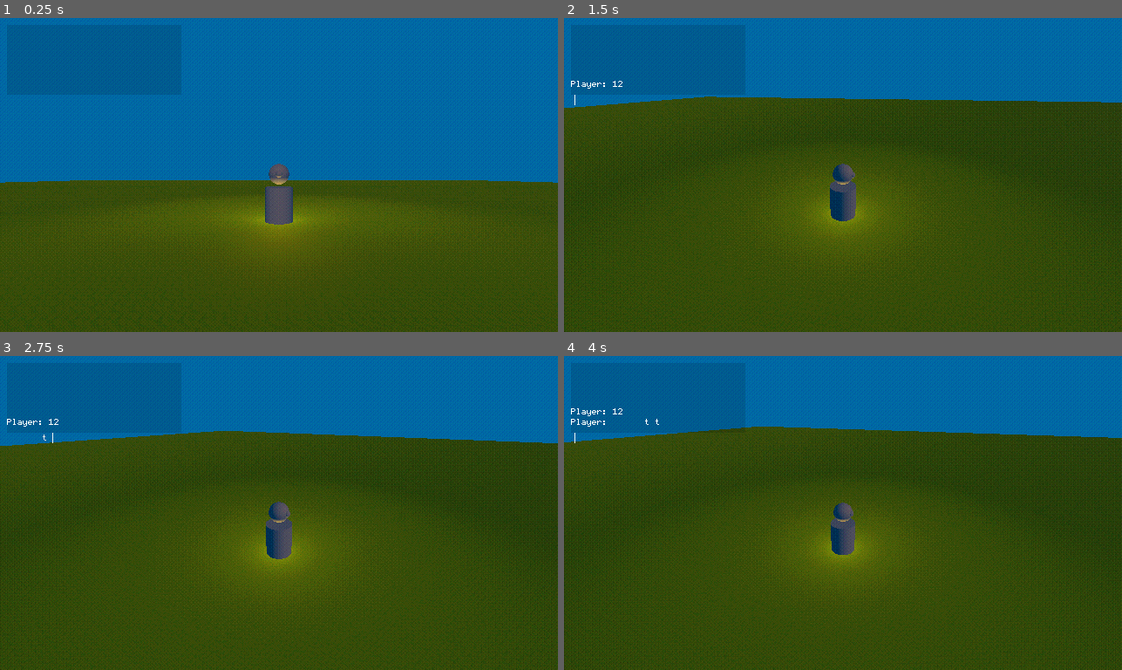
Above: before the commit, frames 1-4 (two rows, left to right).
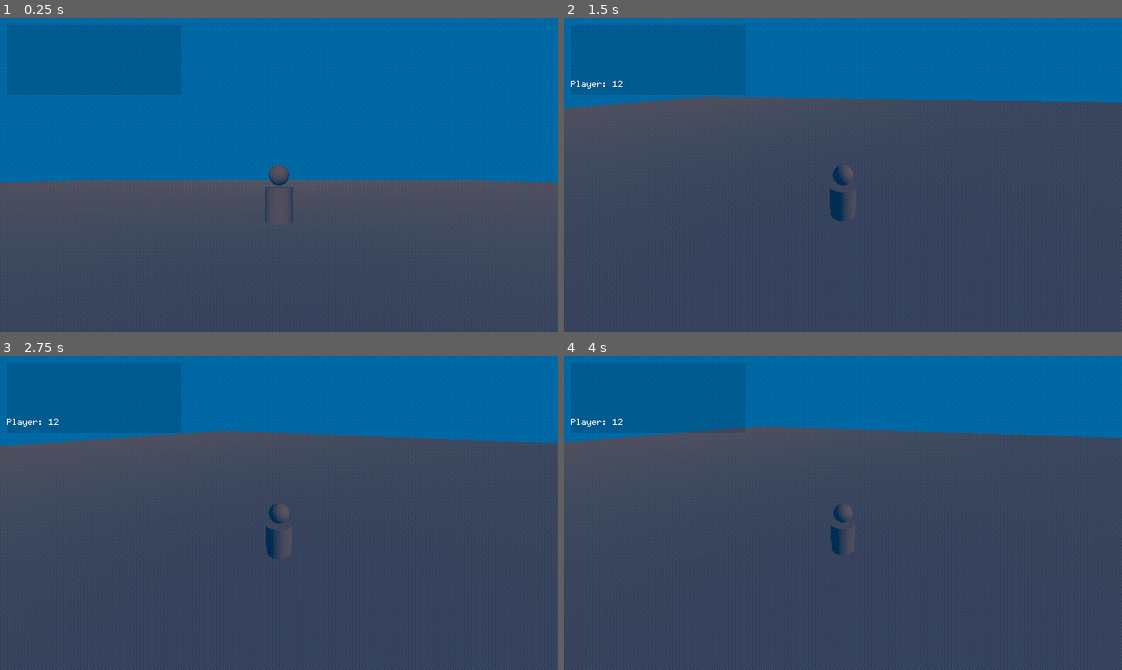
Above: after the commit, the same moments.

Repository: detectivedirk/afk-the-game
Game: Godot game, scene res://scenes/main.tscn
Same seed, same stepped clock (60 frames per second), same inputs: the game is played once before the commit and once after it. This scene is started directly instead of the project's main scene.
Inputs (mouse positions are in pixels of both pictures, inside the frame that each line leads up to):
- Up to frame 1 (0.25 s): no input
- Up to frame 2 (1.5 s): click (630, 99) at 0.52 s; type "12" at 0.6 s; tap Enter at 1.25 s; move the mouse to (870, 175) at 1.27 s; hold W (forward) from 1.28 s (still down); tap T (chat) at 1.35 s
- Up to frame 3 (2.75 s): keep holding W (forward); tap Space (jump) at 1.52, 1.55, 1.82, 2, 2.1, 2.27, 2.57 s; move the mouse to (251, 513) at 2.02 s; tap T (chat) at 2.3 s
- Up to frame 4 (4 s): keep holding W (forward); move the mouse to (854, 506) at 2.77 s; tap T (chat) at 2.85, 3.8 s; tap Space (jump) at 3.05, 3.77 s; tap Enter at 3.5 s; move the mouse to (837, 519) at 3.52 s; tap Mouse wheel down (wheel_down) at 3.6 s

The runs differ from the first frame. In frame 1, 48% of the frame differs, in the area x 0-100%, y 46-100%; in frame 2, 73%; in frame 3, 73%; in frame 4, 75%, in the area x 0-100%, y 16-100%.
Error before the commit: Invalid assignment of property or key 'can_move' with value of type 'bool' on a base object of type 'Nil'. (res://scripts/chat.gd:20)
Error after the commit: Invalid assignment of property or key 'can_move' with value of type 'bool' on a base object of type 'Nil'. (res://scripts/chat.gd:24)

Commit message:
added afk

Diff:
--- a/materials/plane.tres
+++ b/materials/plane.tres
@@ -1,8 +1,6 @@
-[gd_resource type="StandardMaterial3D" load_steps=2 format=3 uid="uid://bn2xx3tp7iswi"]
-
-[ext_resource type="Texture2D" uid="uid://dq6um3k2mh1sy" path="res://textures/test.png" id="1_0apnm"]
+[gd_resource type="StandardMaterial3D" format=3 uid="uid://bn2xx3tp7iswi"]
 
 [resource]
-albedo_texture = ExtResource("1_0apnm")
+albedo_color = Color(0.4872, 0.536947, 0.56, 1)
 uv1_scale = Vector3(500, 500, 500)
 texture_filter = 0
--- a/project.godot
+++ b/project.godot
@@ -69,6 +69,11 @@
 "events": [Object(InputEventKey,"resource_local_to_scene":false,"resource_name":"","device":-1,"window_id":0,"alt_press …(192 unchanged characters)…
 ]
 }
+escape={
+"deadzone": 0.2,
+"events": [Object(InputEventKey,"resource_local_to_scene":false,"resource_name":"","device":-1,"window_id":0,"alt_pressed":false,"shift_pressed":false,"ctrl_pressed":false,"meta_pressed":false,"pressed":false,"keycode":0,"physical_keycode":4194305,"key_label":0,"unicode":0,"location":0,"echo":false,"script":null)
+]
+}
 
 [rendering]
 
--- a/scenes/chat.tscn
+++ b/scenes/chat.tscn
@@ -43,4 +43,5 @@
 flat = true
 caret_blink = true
 
+[connection signal="focus_exited" from="input" to="." method="_on_input_focus_exited"]
 [connection signal="text_submitted" from="input" to="." method="_on_input_text_submitted"]
--- a/scenes/menu.tscn
+++ b/scenes/menu.tscn
@@ -60,5 +60,16 @@
 theme_override_fonts/font = ExtResource("2_vjb58")
 placeholder_text = "ADDRESS"
 
+[node name="quit" type="Button" parent="canvas/buttons"]
+layout_mode = 0
+offset_left = 16.0
+offset_top = 222.0
+offset_right = 136.0
+offset_bottom = 242.0
+focus_mode = 0
+theme_override_fonts/font = ExtResource("2_vjb58")
+text = "QUIT"
+
 [connection signal="pressed" from="canvas/buttons/host" to="." method="_on_host_pressed"]
 [connection signal="pressed" from="canvas/buttons/join" to="." method="_on_join_pressed"]
+[connection signal="pressed" from="canvas/buttons/quit" to="." method="_on_quit_pressed"]
--- a/scenes/player.tscn
+++ b/scenes/player.tscn
@@ -1,16 +1,20 @@
-[gd_scene load_steps=9 format=3 uid="uid://dccytfbr2n8nq"]
+[gd_scene load_steps=11 format=3 uid="uid://dccytfbr2n8nq"]
 
 [ext_resource type="Script" uid="uid://ny5yjdj6p5qv" path="res://scripts/player.gd" id="1_3vyb7"]
 [ext_resource type="Script" uid="uid://usfid76k8e4q" path="res://scripts/camera.gd" id="2_g2els"]
 [ext_resource type="ArrayMesh" uid="uid://els8pxox5y0s" path="res://models/meshes/head_test.res" id="2_qhqgy"]
+[ext_resource type="PackedScene" uid="uid://clpoej8461vai" path="res://scenes/sfx_player.tscn" id="4_dqkch"]
+
+[sub_resource type="SphereShape3D" id="SphereShape3D_qhqgy"]
+radius = 0.3
 
 [sub_resource type="SphereMesh" id="SphereMesh_g2els"]
 radius = 0.3
 height = 0.6
 
-[sub_resource type="SphereMesh" id="SphereMesh_qhqgy"]
-radius = 0.1
-height = 0.2
+[sub_resource type="CylinderShape3D" id="CylinderShape3D_dqkch"]
+height = 1.0
+radius = 0.4
 
 [sub_resource type="CylinderMesh" id="CylinderMesh_dqkch"]
 top_radius = 0.4
@@ -27,27 +31,51 @@
 properties/1/path = NodePath("model:rotation")
 properties/1/spawn = true
 properties/1/replication_mode = 1
+properties/2/path = NodePath("model/head:position")
+properties/2/spawn = true
+properties/2/replication_mode = 1
+properties/3/path = NodePath("model/head:rotation")
+properties/3/spawn = true
+properties/3/replication_mode = 1
+properties/4/path = NodePath("model/torso:position")
+properties/4/spawn = true
+properties/4/replication_mode = 1
+properties/5/path = NodePath("model/torso:rotation")
+properties/5/spawn = true
+properties/5/replication_mode = 1
 
 [node name="player" type="CharacterBody3D"]
 script = ExtResource("1_3vyb7")
 
 [node name="model" type="Node3D" parent="."]
 
-[node name="head" type="MeshInstance3D" parent="model"]
-transform = Transform3D(1, 0, 0, 0, 1, 0, 0, 0, 1, 0, 1.37873, 0)
+[node name="head" type="RigidBody3D" parent="model"]
+transform = Transform3D(1, 0, 0, 0, 1, 0, 0, 0, 1, 0, 1.35, 0)
+freeze = true
+
+[node name="shape" type="CollisionShape3D" parent="model/head"]
+shape = SubResource("SphereShape3D_qhqgy")
+disabled = true
+
+[node name="head" type="MeshInstance3D" parent="model/head"]
 mesh = SubResource("SphereMesh_g2els")
+skeleton = NodePath("../..")
 
-[node name="face" type="MeshInstance3D" parent="model/head"]
-transform = Transform3D(1, 0, 0, 0, 1, 0, 0, 0, 1, 0, 0, 0.259749)
-mesh = SubResource("SphereMesh_qhqgy")
+[node name="torso" type="RigidBody3D" parent="model"]
+transform = Transform3D(1, 0, 0, 0, 1, 0, 0, 0, 1, 0, 0.5, 0)
+freeze = true
 
-[node name="torso" type="MeshInstance3D" parent="model"]
-transform = Transform3D(1, 0, 0, 0, 1, 0, 0, 0, 1, 0, 0.5, 0)
+[node name="shape" type="CollisionShape3D" parent="model/torso"]
+shape = SubResource("CylinderShape3D_dqkch")
+disabled = true
+
+[node name="torso" type="MeshInstance3D" parent="model/torso"]
 mesh = SubResource("CylinderMesh_dqkch")
-skeleton = NodePath("../..")
+skeleton = NodePath("../../..")
 
 [node name="OmniLight3D" type="OmniLight3D" parent="model"]
 transform = Transform3D(1, 0, 0, 0, 1, 0, 0, 0, 1, 0, 0.396525, 0)
+visible = false
 light_color = Color(0.937595, 0.756286, 0, 1)
 light_energy = 2.0
 omni_range = 10.0
@@ -71,3 +99,7 @@
 
 [node name="MultiplayerSynchronizer" type="MultiplayerSynchronizer" parent="."]
 replication_config = SubResource("SceneReplicationConfig_g2els")
+
+[node name="sfx_player" parent="." instance=ExtResource("4_dqkch")]
+
+[node name="listener" type="AudioListener3D" parent="."]
--- /dev/null
+++ b/scenes/player_menu.tscn
@@ -0,0 +1,43 @@
+[gd_scene load_steps=3 format=3 uid="uid://di76ex2kcoclp"]
+
+[ext_resource type="Script" uid="uid://c832rwnf6s7o7" path="res://scripts/player_menu.gd" id="1_vcu41"]
+[ext_resource type="Theme" uid="uid://bch4uf7m0nyoc" path="res://materials/simple.tres" id="2_f0r6v"]
+
+[node name="menu" type="Control"]
+layout_mode = 3
+anchors_preset = 0
+offset_right = 640.0
+offset_bottom = 360.0
+script = ExtResource("1_vcu41")
+
+[node name="bg" type="ColorRect" parent="."]
+layout_mode = 1
+anchors_preset = 15
+anchor_right = 1.0
+anchor_bottom = 1.0
+grow_horizontal = 2
+grow_vertical = 2
+color = Color(0, 0, 0, 0.188235)
+
+[node name="resume" type="Button" parent="."]
+layout_mode = 0
+offset_left = 10.0
+offset_top = 158.0
+offset_right = 138.0
+offset_bottom = 180.0
+theme = ExtResource("2_f0r6v")
+text = "resume"
+alignment = 0
+
+[node name="quit" type="Button" parent="."]
+layout_mode = 0
+offset_left = 10.0
+offset_top = 188.0
+offset_right = 138.0
+offset_bottom = 210.0
+theme = ExtResource("2_f0r6v")
+text = "quit to menu"
+alignment = 0
+
+[connection signal="pressed" from="resume" to="." method="_on_resume_pressed"]
+[connection signal="pressed" from="quit" to="." method="_on_quit_pressed"]
--- /dev/null
+++ b/scenes/sfx_player.tscn
@@ -0,0 +1,8 @@
+[gd_scene load_steps=2 format=3 uid="uid://clpoej8461vai"]
+
+[ext_resource type="Script" uid="uid://dcrfhypqhffwb" path="res://scripts/sfx_player.gd" id="1_fiegy"]
+
+[node name="sfx_player" type="AudioStreamPlayer3D"]
+script = ExtResource("1_fiegy")
+
+[node name="timer" type="Timer" parent="."]
--- a/scenes/ui.tscn
+++ b/scenes/ui.tscn
@@ -1,7 +1,8 @@
-[gd_scene load_steps=3 format=3 uid="uid://cvdoa6xrkiirl"]
+[gd_scene load_steps=4 format=3 uid="uid://cvdoa6xrkiirl"]
 
 [ext_resource type="PackedScene" uid="uid://blno3bw332abc" path="res://scenes/chat.tscn" id="1_nt7q6"]
 [ext_resource type="Script" uid="uid://cx8ttpukijq1p" path="res://scripts/usernames.gd" id="1_x4jx1"]
+[ext_resource type="PackedScene" uid="uid://di76ex2kcoclp" path="res://scenes/player_menu.tscn" id="3_yev5y"]
 
 [node name="UI" type="Control"]
 layout_mode = 3
@@ -26,3 +27,6 @@
 offset_top = 8.0
 offset_right = 148.0
 offset_bottom = 119.0
+
+[node name="menu" parent="canvas" instance=ExtResource("3_yev5y")]
+visible = false
--- /dev/null
+++ b/scenes/util/message.tscn
@@ -0,0 +1,10 @@
+[gd_scene load_steps=2 format=3 uid="uid://bi0jfldqv7n64"]
+
+[ext_resource type="Theme" uid="uid://bch4uf7m0nyoc" path="res://materials/simple.tres" id="1_qs1l2"]
+
+[node name="message" type="RichTextLabel"]
+offset_right = 127.0
+offset_bottom = 15.0
+theme = ExtResource("1_qs1l2")
+text = "ладно парни я афк!"
+horizontal_alignment = 1
--- a/scripts/chat.gd
+++ b/scripts/chat.gd
@@ -9,7 +9,8 @@
 	Globals.chat = self
 
 func _process(_delta: float) -> void:
-	if Input.is_action_just_pressed("chat"):
+	if Input.is_action_just_pressed("chat") and not Globals.is_paused and Globals.player.can_move:
+		input.release_focus()
 		input.grab_focus()
 		Globals.player.can_move = false
 
@@ -17,6 +18,9 @@
 	chat_message.rpc("%s: %s" % [Globals.player_info["username"], new_text.c_escape()])
 	input.text = ""
 	input.release_focus()
+	Globals.player.can_move = true
+
+func _on_input_focus_exited() -> void:
 	Globals.player.can_move = true
 
 @rpc ("any_peer", "call_local")
--- a/scripts/globals.gd
+++ b/scripts/globals.gd
@@ -12,15 +12,17 @@
 
 var players = {}
 var player_info = {"username": "Player"}
-var players_loaded = 0
-
 
 @onready var player_scene = preload("res://scenes/player.tscn")
 
 var current_scene: Node = null
 
+var is_paused: bool = false
+
 var chat: Node = null
 var player: CharacterBody3D = null
+
+var spawn_radius = 10
 
 func _ready():
 	var root = get_tree().root
@@ -119,7 +121,24 @@
 	new_player.username = "Player"
 	current_scene.get_node("players").add_child(new_player)
 
+	spawn_player(new_player)
+
+func spawn_player(object):
+	object.position.x = randf_range(-spawn_radius, spawn_radius)
+	object.position.z = randf_range(-spawn_radius, spawn_radius)
+
 func _remove_player(id):
 	var old_player = current_scene.get_node("players").get_node_or_null(str(id))
 	if old_player:
 		old_player.queue_free()
+
+func reset_data():
+	multiplayer.multiplayer_peer = null
+	player = null
+	chat = null
+	player_info.clear()
+	players.clear()
+
+func return_to_menu():
+	goto_scene("res://scenes/menu.tscn")
+	reset_data.call_deferred()
--- a/scripts/menu.gd
+++ b/scripts/menu.gd
@@ -12,3 +12,6 @@
 func _on_join_pressed() -> void:
 	if username.text == "": return
 	Globals.join_server({"username" : username.text}, address.text)
+
+func _on_quit_pressed() -> void:
+	get_tree().quit()
--- a/scripts/player.gd
+++ b/scripts/player.gd
@@ -16,12 +16,21 @@
 var coyote_timer: float = 0
 var buffer_timer: float = 0
 
+var dead: bool = false
+
 @onready var jump_velocity : float = ((2.0 * JUMP_HEIGHT) / JUMP_TIME_TO_PEAK) * 1.0
 @onready var jump_gravity : float = ((-2.0 * JUMP_HEIGHT) / (JUMP_TIME_TO_PEAK * JUMP_TIME_TO_PEAK)) * 1.0
 @onready var fall_gravity : float = ((-2.0 * JUMP_HEIGHT) / (JUMP_TIME_TO_DESCENT * JUMP_TIME_TO_DESCENT)) * 1.0
 
 @onready var camera = $camera_stand
 @onready var model = $model
+@onready var collider = $collider
+
+@onready var sfxplayer = $sfx_player
+@onready var listener = $listener
+
+@onready var head: RigidBody3D = $model/head
+@onready var torso: RigidBody3D = $model/torso
 
 var username = "User"
 
@@ -37,6 +46,7 @@
 
 func _ready() -> void:
 	if is_multiplayer_authority():
+		listener.make_current()
 		camera.get_child(0).make_current()
 		Globals.player = self
 
@@ -44,7 +54,7 @@
 	pass
 
 func _physics_process(delta: float) -> void:
-	if is_multiplayer_authority():
+	if is_multiplayer_authority() and not dead:
 		_move_player(delta)
 
 func _move_player(delta: float):
@@ -87,3 +97,50 @@
 		velocity.y = 0
 
 	move_and_slide()
+
+	if (movement_vector != Vector2.ZERO or Input.is_action_just_released("jump")) and not dead:
+		dead = true
+		await get_tree().create_timer(0.1).timeout
+		death()
+
+func reset():
+	head.position = Vector3(0, 1.35, 0)
+	head.rotation = Vector3.ZERO
+
+	torso.position = Vector3(0, 0.5, 0)
+	torso.rotation = Vector3.ZERO
+
+func death():
+	can_move = false
+
+	head.freeze = false
+	torso.freeze = false
+
+	head.apply_impulse(Vector3(randf_range(-1, 1), randf_range(0, 2), randf_range(-1, 1)) * 5)
+	torso.apply_impulse(Vector3(randf_range(-1, 1), randf_range(0, 2), randf_range(-1, 1)) * 3)
+
+	collider.disabled = true
+	head.get_node("shape").disabled = false
+	torso.get_node("shape").disabled = false
+
+	Globals.chat.server_message.rpc("%s met their demise" % Globals.players[int(name)]["username"], "red")
+	play_death_animation()
+
+	await get_tree().create_timer(2).timeout
+	Globals.spawn_player(self)
+
+	head.get_node("shape").disabled = true
+	torso.get_node("shape").disabled = true
+	collider.disabled = false
+
+	reset()
+
+	head.freeze = true
+	torso.freeze = true
+
+	can_move = true
+
+	dead = false
+
+func play_death_animation():
+	sfxplayer.play_sound_multiplayer.rpc("rampage")
--- /dev/null
+++ b/scripts/player_menu.gd
@@ -0,0 +1,22 @@
+extends Control
+
+func _process(_delta: float) -> void:
+	if Input.is_action_just_pressed("escape") and Globals.player.can_move:
+		toggle_menu()
+
+func toggle_menu():
+	Globals.is_paused = !Globals.is_paused
+	if Globals.is_paused:
+		Input.set_mouse_mode(Input.MOUSE_MODE_VISIBLE)
+		Globals.player.can_move = false
+		show()
+	else:
+		Input.set_mouse_mode(Input.MOUSE_MODE_CAPTURED)
+		Globals.player.can_move = true
+		hide()
+
+func _on_resume_pressed() -> void:
+	toggle_menu()
+
+func _on_quit_pressed() -> void:
+	Globals.return_to_menu()
--- /dev/null
+++ b/scripts/sfx_player.gd
@@ -0,0 +1,47 @@
+extends AudioStreamPlayer3D
+
+const PITCH_SCALING: float = 0.1
+const PITCH_MAX: float = 2
+
+@onready var pitch_timer = $timer
+
+var active_pitch = 1
+
+func _ready():
+	self.stream = AudioStreamPolyphonic.new()
+
+@rpc ("any_peer", "call_local")
+func play_sound_multiplayer(sound: String):
+	var audio_stream = load("res://sounds/%s.ogg" % sound)
+
+	if !playing: play()
+
+	var polyphonic_stream_playback := self.get_stream_playback()
+	var _current_stream = polyphonic_stream_playback.play_stream(audio_stream)
+
+func play_sound_random_pitch(sound: String, variance: float):
+	var audio_stream = load("res://sounds/%s.ogg" % sound)
+
+	if !playing: play()
+
+	var polyphonic_stream_playback := self.get_stream_playback()
+	var current_stream = polyphonic_stream_playback.play_stream(audio_stream)
+
+	var random_pitch = randf_range(-variance, variance)
+	polyphonic_stream_playback.set_stream_pitch_scale(current_stream, 1 + random_pitch)
+
+func play_shepard_tone(sound: String):
+	var audio_stream = load("res://sounds/%s.ogg" % sound)
+
+	if !playing: play()
+
+	var polyphonic_stream_playback := self.get_stream_playback()
+	var current_stream = polyphonic_stream_playback.play_stream(audio_stream)
+
+	active_pitch = min(PITCH_MAX, active_pitch + PITCH_SCALING)
+
+	polyphonic_stream_playback.set_stream_pitch_scale(current_stream, active_pitch)
+	pitch_timer.start(0.25)
+
+func _on_timer_timeout() -> void:
+	active_pitch = 1
Not shown, changed: export_presets.cfg
Not shown, added: scripts/player_menu.gd.uid
Not shown, added: scripts/sfx_player.gd.uid
Not shown, added: sounds/rampage.ogg.import
Not shown, added: sounds/rampage.ogg
